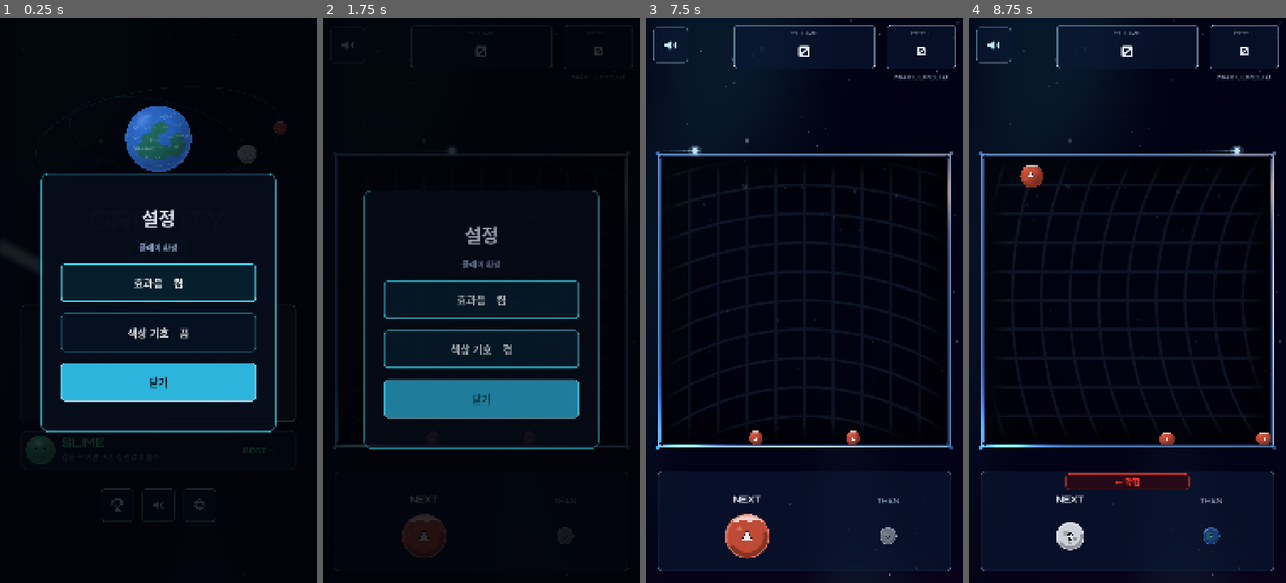
Above: before the commit, frames 1-4 (left to right).
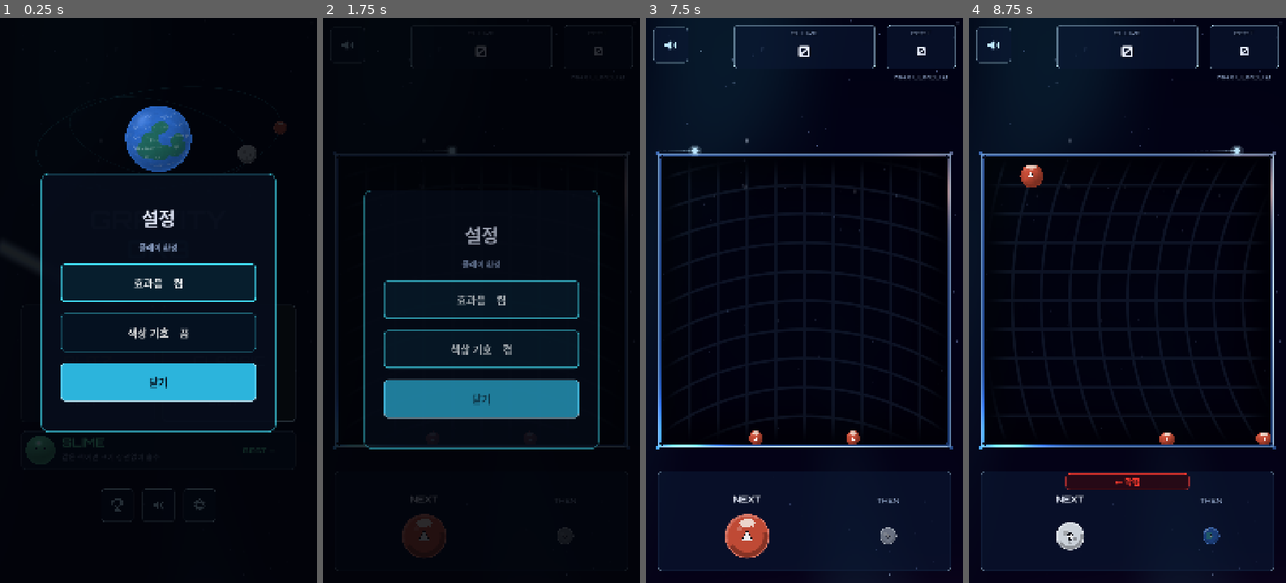
Above: after the commit, the same moments.

Repository: jeongmo-dot/gravity_orb
Game: Godot game, scene res://tests/spike/CaptureScreens.tscn
Same seed, same stepped clock (60 frames per second), same inputs: the game is played once before the commit and once after it. This scene is started directly instead of the project's main scene. Sound files missing from this copy of the repository are replaced by a short silence.
Inputs (mouse positions are in pixels of both pictures, inside the frame that each line leads up to):
- Up to frame 1 (0.25 s): no input
- Up to frame 2 (1.75 s): click (551, 362) at 0.5 s; click (551, 362) at 1.25 s
- Up to frame 3 (7.5 s): move the mouse to (874, 272) at 2.02 s; hold Right (gravity_right) 2.03-2.75 s; click (874, 272) at 2.17 s; click (763, 503) at 2.75 s; click "CLASSIC" at 3.5 s; click "CLASSIC" at 4.25 s; click "BLITZ" at 5 s; click "SLIME" at 5.75 s; click "닫기" at 6.5 s; click (763, 503) at 7.25 s
- Up to frame 4 (8.75 s): drag from (1064, 328) to (1111, 413) at 8.02 s

The runs differ from the first frame. In frame 1, less than 0.1% of the frame differs, in the area x 87-90%, y 18-19%; in frame 2, less than 0.1%; in frame 3, 0.1%, in the area x 27-67%, y 73-91%; in frame 4, less than 0.1%.

Commit message:
[#86 Visual] 화성 극관 둥근 조각

Diff:
--- a/scripts/core/CelestialOrbArt.gd
+++ b/scripts/core/CelestialOrbArt.gd
@@ -319,8 +319,11 @@
 			float polar_boundary_noise = fractal_noise3(
 				body_position * 6.8 + vec3(1.7, 8.4, 3.2)
 			);
-			float polar_boundary = body_position.y + (polar_boundary_noise - 0.5) * 0.080;
-			float polar_cap = smoothstep(0.67, 0.84, polar_boundary);
+			float polar_tilt = radians(35.0);
+			vec3 polar_axis = normalize(vec3(0.0, cos(polar_tilt), sin(polar_tilt)));
+			float polar = dot(body_position, polar_axis)
+				+ (polar_boundary_noise - 0.5) * 0.060;
+			float polar_cap = smoothstep(0.866, 0.914, polar);
 			surface = base * (0.82 + rust_grain * 0.24);
 			surface = mix(surface, mix(base * 0.58, vec3(0.34, 0.13, 0.08), 0.32), dust_zone * 0.46);
 			surface = mix(surface, mix(base * 0.52, vec3(0.34, 0.13, 0.09), 0.20), canyon * 0.58);
--- a/scripts/core/OrbVisual.gd
+++ b/scripts/core/OrbVisual.gd
@@ -276,20 +276,19 @@
 
 func _draw_mars_polar_cap(radius: float, color_value: Color) -> void:
 	var points: PackedVector2Array = PackedVector2Array()
-	const POINT_COUNT: int = 16
+	const POINT_COUNT: int = 32
 	for point_index: int in range(POINT_COUNT + 1):
 		var progress: float = float(point_index) / float(POINT_COUNT)
-		var angle: float = lerpf(PI + 0.78, TAU - 0.78, progress)
-		points.append(Vector2(cos(angle), sin(angle)) * radius)
-	for point_index: int in range(POINT_COUNT, -1, -1):
-		var progress: float = float(point_index) / float(POINT_COUNT)
-		var x: float = lerpf(-0.70, 0.70, progress)
-		var boundary_y: float = (
-			-0.67
-			+ sin(x * 10.0 + 0.35) * 0.024
+		var angle: float = progress * TAU
+		var x: float = cos(angle)
+		var boundary_noise: float = (
+			sin(x * 10.0 + 0.35) * 0.024
 			+ sin(x * 21.0 - 0.80) * 0.016
 		)
-		points.append(Vector2(x, boundary_y) * radius)
+		points.append(Vector2(
+			x * 0.36,
+			-0.60 + sin(angle) * 0.20 + boundary_noise
+		) * radius)
 	draw_colored_polygon(points, color_value)
 
 
--- a/tests/test_celestial_orbs.gd
+++ b/tests/test_celestial_orbs.gd
@@ -89,10 +89,14 @@
 		and shader_code.contains("canyon_branch_one_side")
 		and shader_code.contains("canyon_branch_half_width")
 		and shader_code.contains("polar_boundary_noise")
-		and shader_code.contains("polar_boundary_noise - 0.5) * 0.080")
+		and shader_code.contains("polar_tilt = radians(35.0)")
+		and shader_code.contains("normalize(vec3(0.0, cos(polar_tilt), sin(polar_tilt)))")
+		and shader_code.contains("dot(body_position, polar_axis)")
+		and shader_code.contains("polar_boundary_noise - 0.5) * 0.060")
+		and shader_code.contains("smoothstep(0.866, 0.914, polar)")
 		and shader_code.contains("crater_d")
 		and not shader_code.contains("abs(n2 - 0.52)"),
-		"Mars uses a broad one-sided Y canyon, organic polar cap, and asymmetric craters"
+		"Mars uses a broad one-sided Y canyon, tilted polar cap, and asymmetric craters"
 	)
 	assert_true(
 		shader_code.contains("uranus_band_contrast = 0.05")
@@ -101,6 +105,21 @@
 		"Uranus uses subtle atmosphere bands and a tilted ellipse ring"
 	)
 	await _cleanup(board)
+
+
+func test_mars_preview_polar_cap_is_an_inset_flattened_round_piece() -> void:
+	var source: String = FileAccess.get_file_as_string("res://scripts/core/OrbVisual.gd")
+	assert_true(
+		source.contains("x * 0.36")
+		and source.contains("-0.60 + sin(angle) * 0.20 + boundary_noise")
+		and source.contains("sin(x * 10.0 + 0.35) * 0.024")
+		and source.contains("sin(x * 21.0 - 0.80) * 0.016"),
+		"Mars preview uses the specified inset 0.36 by 0.20 noisy polar piece"
+	)
+	assert_true(
+		not source.contains("lerpf(-0.70, 0.70, progress)"),
+		"Mars preview no longer draws a full-width polar band"
+	)
 
 
 func test_l6_l7_shader_uses_deterministic_planet_glow() -> void:
Not shown, changed: docs/jeongmo_codex_to_claude.md
